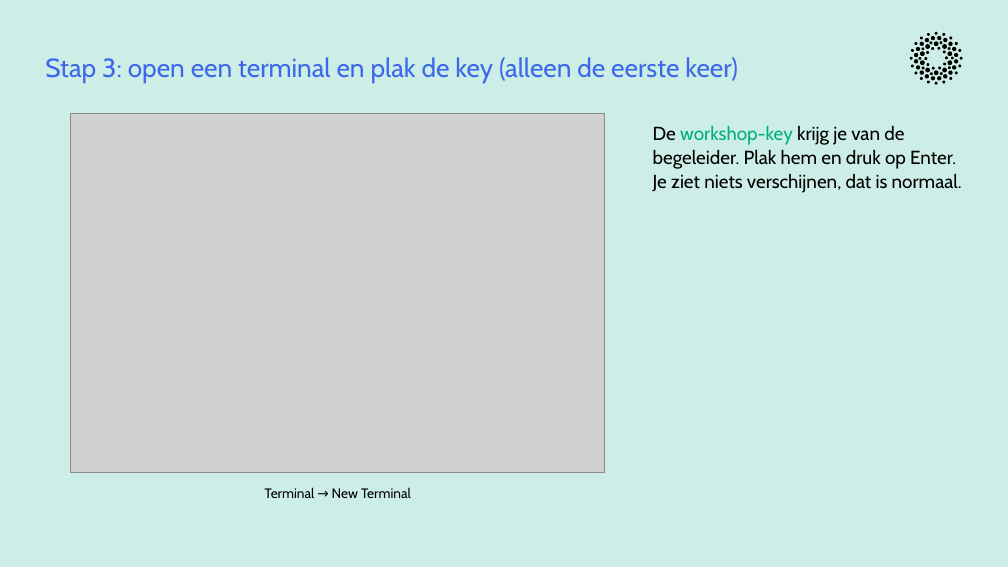
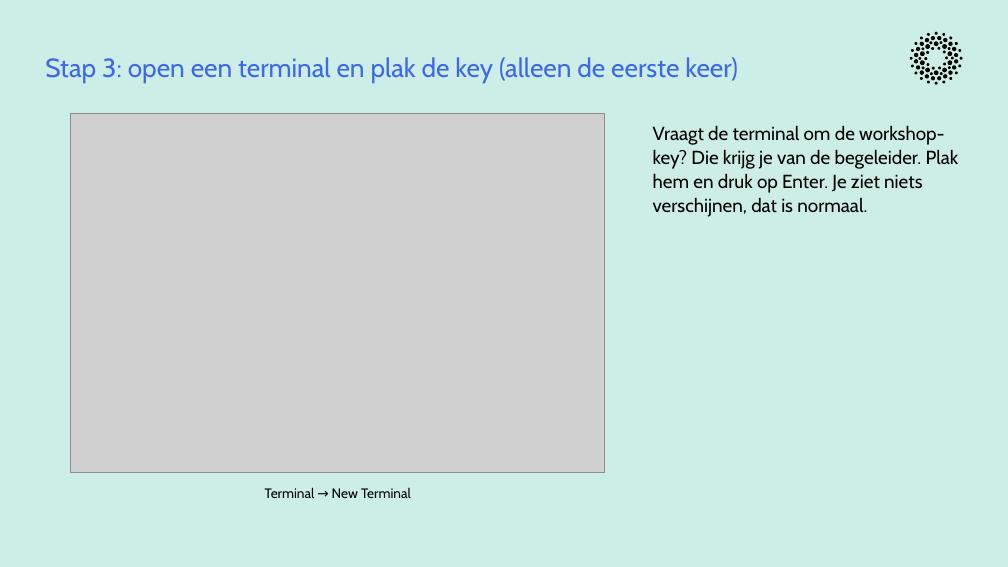
Before and after one commit to cedanl/clidev-presentaties, a slide deck: slide 17 of exports/261005_workshop_rad_uitvoering.pptx. Drawn at 1008x567 pixels with LibreOffice and Linux fonts; fonts in the diff are those of the drawing; grey boxes stand for pictures. Boxes give left, top, right and bottom in pixels: in the first picture for what was removed or moved away, otherwise in the second. Text is boxed around its words. In the diff, an @@ line names an element or a change of style, - is before the commit and + after.

```diff
--- a/exports/261005_workshop_rad_uitvoering.pptx
+++ b/exports/261005_workshop_rad_uitvoering.pptx
@@ text at [653,125,959,217]: text changed @@
-De workshop-key krijg je van de begeleider. Plak hem en druk op Enter. Je ziet niets verschijnen, dat is normaal.
+Vraagt de terminal om de workshop-key? Die krijg je van de begeleider. Plak hem en druk op Enter. Je ziet niets verschijnen, dat is normaal.
```
Also in this commit, not shown: 2 other slides changed, 1 other file.
